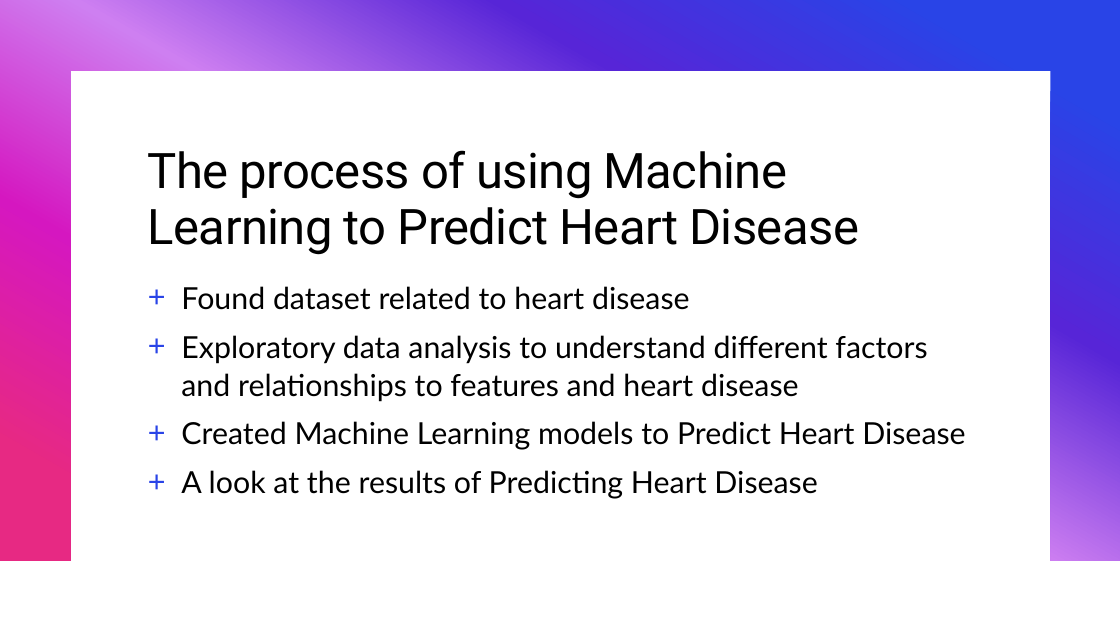
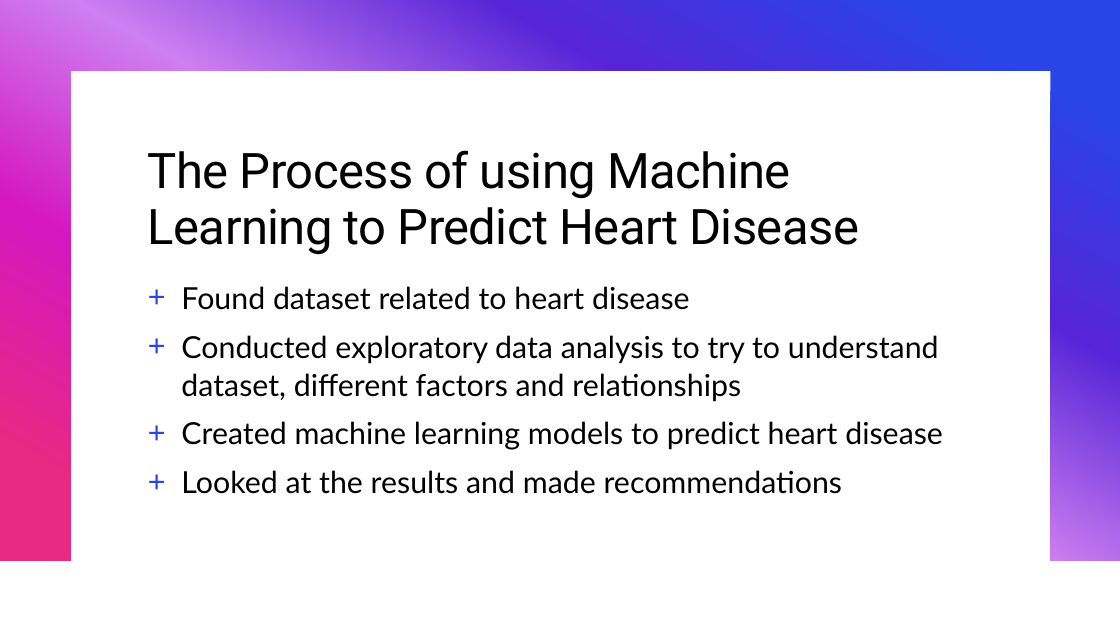
Before and after one commit to b-wild/Heart_Desiease, a slide deck: slide 3 of heart disease heart presentation.pptx. Drawn at 1120x630 pixels with LibreOffice and Linux fonts; fonts in the diff are those of the drawing. Boxes give left, top, right and bottom in pixels: in the first picture for what was removed or moved away, otherwise in the second. Text is boxed around its words. In the diff, an @@ line names an element or a change of style, - is before the commit and + after.

```diff
--- a/heart disease heart presentation.pptx
+++ b/heart disease heart presentation.pptx
@@ title at [148, 150, 859, 255]: text changed @@
-The process of using Machine Learning to Predict Heart Disease
+The Process of using Machine Learning to Predict Heart Disease
@@ text at [181, 335, 943, 494]: text changed @@
-+ Exploratory data analysis to understand different factors and relationships to features and heart disease
-+ Created Machine Learning models to Predict Heart Disease
-+ A look at the results of Predicting Heart Disease
++ Conducted exploratory data analysis to try to understand dataset, different factors and relationships
++ Created machine learning models to predict heart disease
++ Looked at the results and made recommendations
```
Also in this commit, not shown: 4 other slides changed, 2 slides added, 1 slide removed, 2 other files.
